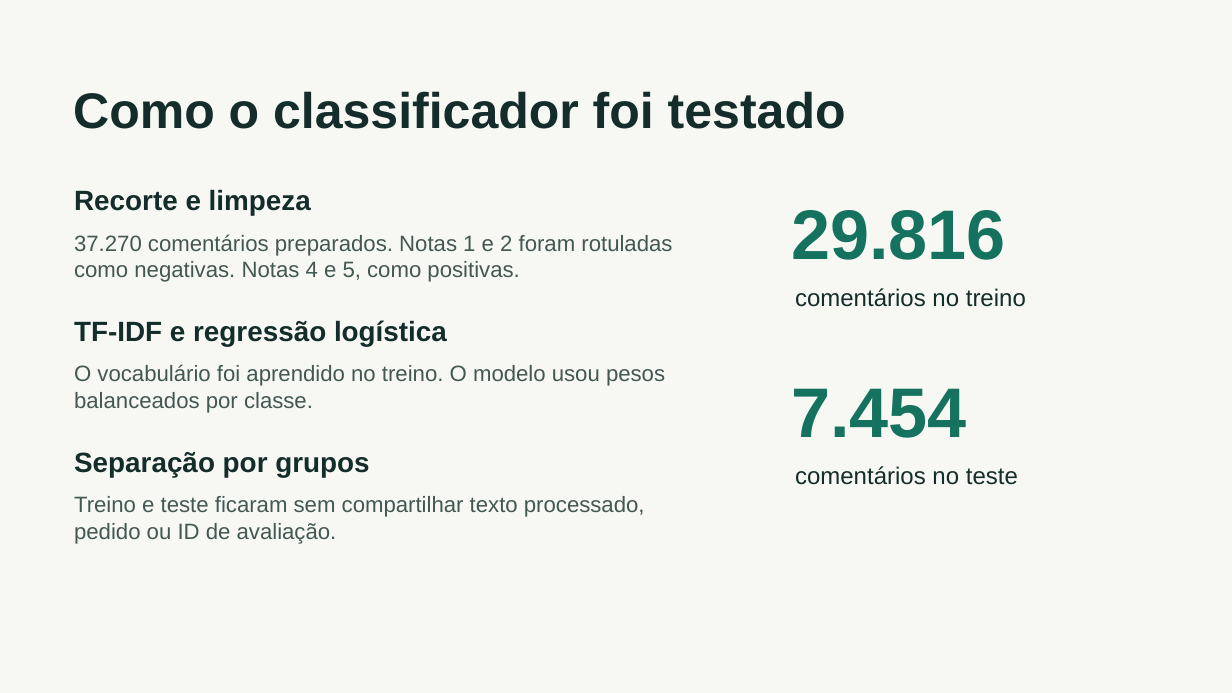
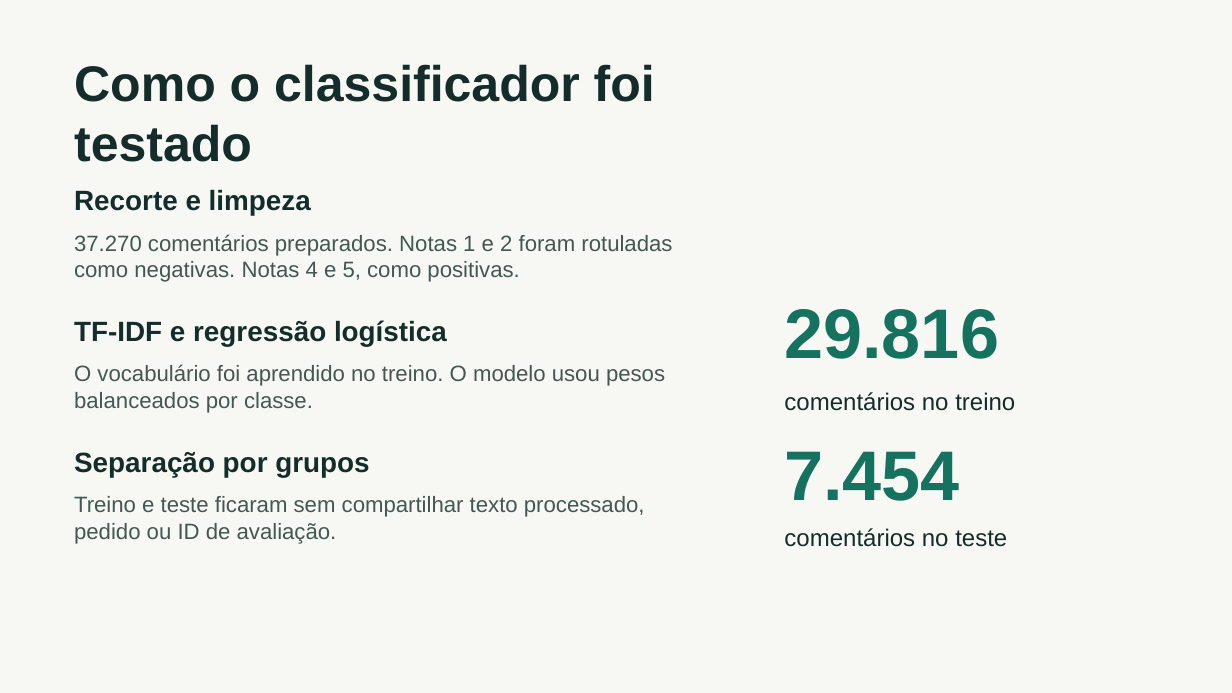
Before and after one commit to nanasensei/ProjetoAplicadoII, a slide deck: slide 4 of entrega_etapa_4/Apresentacao_Etapa_4.pptx. Drawn at 1232x693 pixels with LibreOffice and Linux fonts; fonts in the diff are those of the drawing. Boxes give left, top, right and bottom in pixels: in the first picture for what was removed or moved away, otherwise in the second. Text is boxed around its words. In the diff, an @@ line names an element or a change of style, - is before the commit and + after.

```diff
--- a/entrega_etapa_4/Apresentacao_Etapa_4.pptx
+++ b/entrega_etapa_4/Apresentacao_Etapa_4.pptx
@@ text "Como o classificador foi testado" rewrapped from bbox=[73, 91, 846, 129] to bbox=[74, 64, 655, 162] @@
@@ text "29.816": place and size @@
-text "29.816" at bbox=[791, 210, 1006, 260]
+text "29.816" at bbox=[784, 309, 999, 359]
@@ text "comentários no treino": place and size @@
-text "comentários no treino" at bbox=[795, 288, 1026, 307]
+text "comentários no treino" at bbox=[784, 392, 1015, 411]
@@ text "7.454": place and size @@
-text "7.454" at bbox=[791, 388, 967, 438]
+text "7.454" at bbox=[784, 451, 960, 501]
@@ text "comentários no teste": place and size @@
-text "comentários no teste" at bbox=[795, 466, 1018, 485]
+text "comentários no teste" at bbox=[784, 528, 1007, 547]
```
Also in this commit, not shown: 5 other slides changed, 1 other file.
